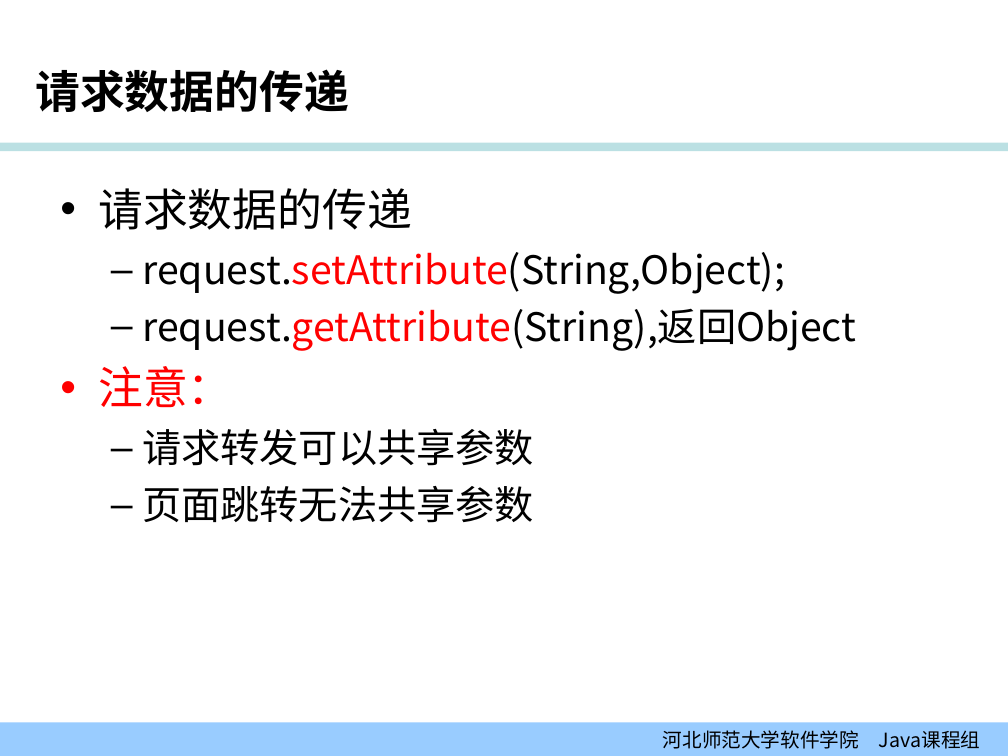
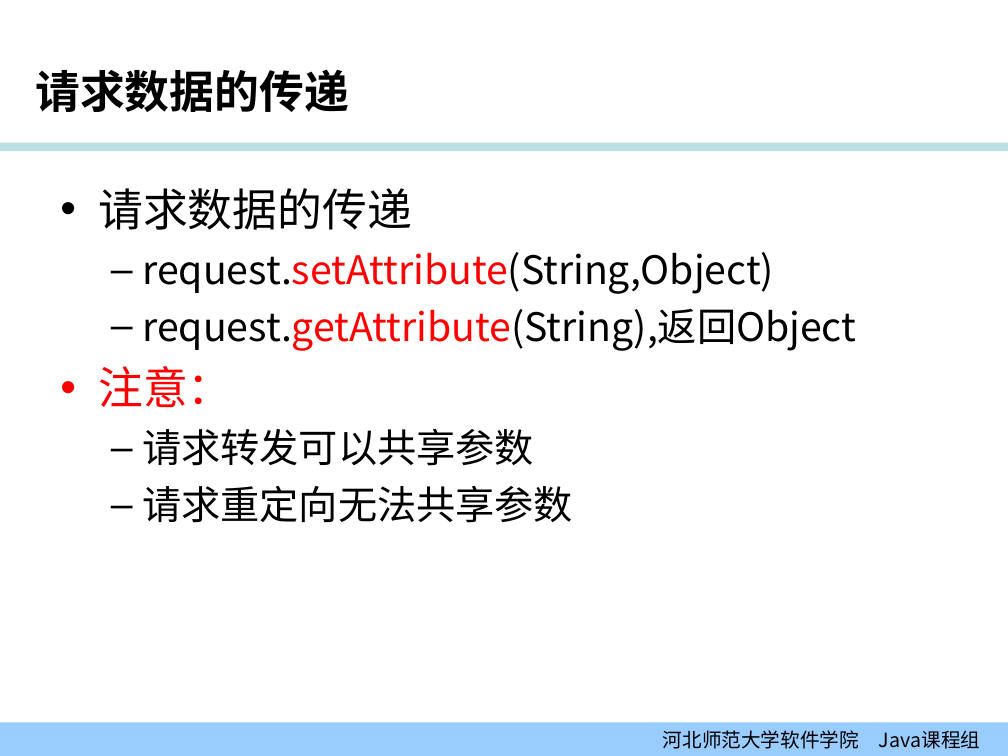
Before and after one commit to edu2act/course-JavaEE, a slide deck: slide 34 of 课程PPT/01-02_Servlet模型（一）.ppt. Drawn at 1008x756 pixels with LibreOffice and Linux fonts; fonts in the diff are those of the drawing; background and template pictures are left out. Boxes give left, top, right and bottom in pixels: in the first picture for what was removed or moved away, otherwise in the second. Text is boxed around its words. In the diff, an @@ line names an element or a change of style, - is before the commit and + after.

```diff
--- a/课程PPT/01-02_Servlet模型（一）.ppt
+++ b/课程PPT/01-02_Servlet模型（一）.ppt
@@ text at <box>142,252,774,294</box>: text changed @@
-  – request.setAttribute(String,Object);
+  – request.setAttribute(String,Object)
@@ text at <box>142,486,573,523</box>: text changed @@
-  – 页面跳转无法共享参数
+  – 请求重定向无法共享参数
```
Also in this commit, not shown: 7 other slides changed, 3 other files.
